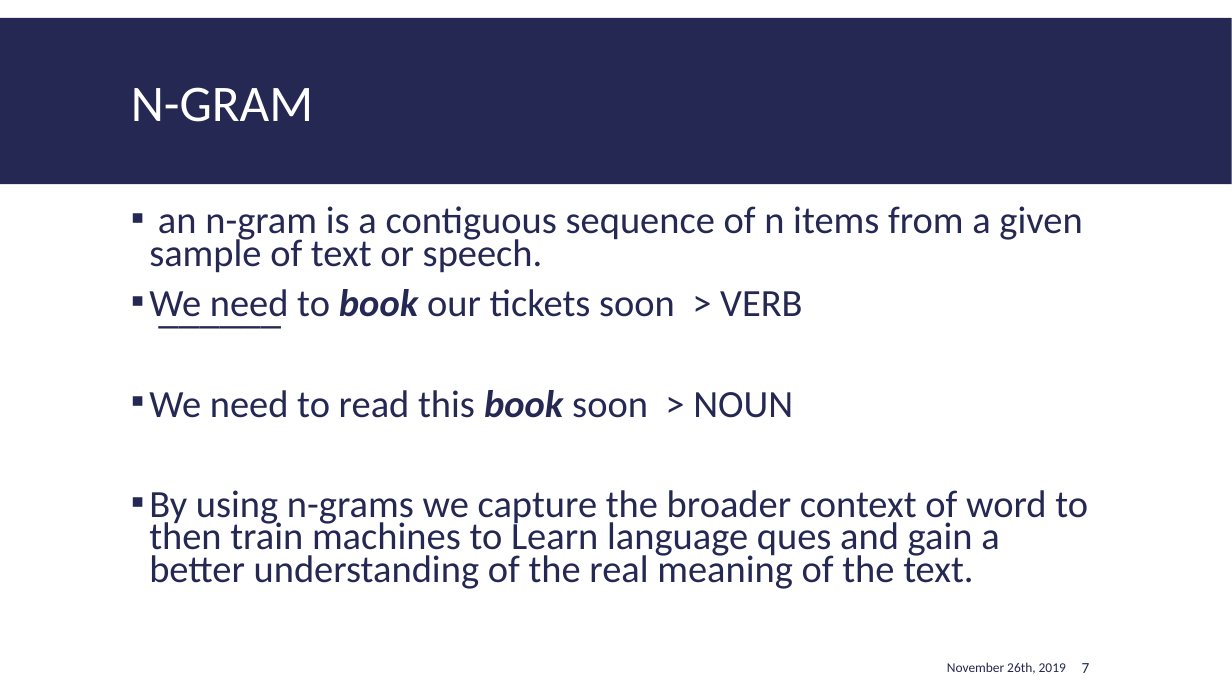
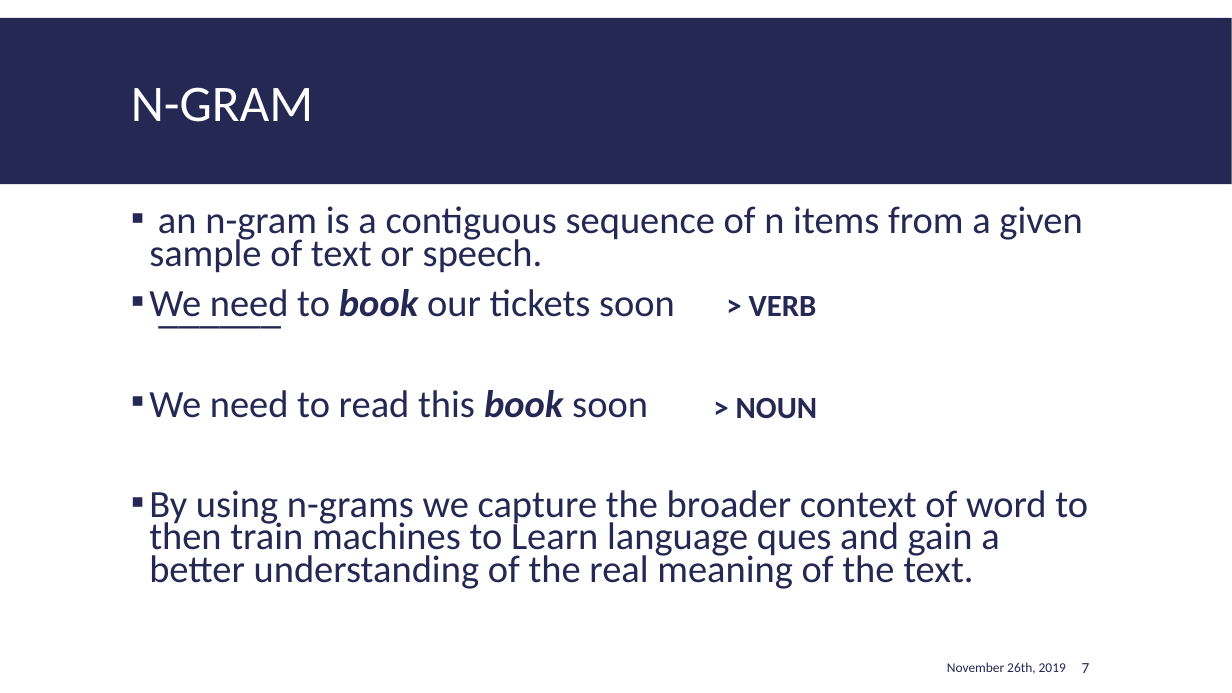
Before and after one commit to EiderDiaz/Twitter_NLP_HateSpeech, a slide deck: slide 7 of The toxicity of the Star Wars fandom on social media.pptx. Drawn at 1232x693 pixels with LibreOffice and Linux fonts; fonts in the diff are those of the drawing. Boxes give left, top, right and bottom in pixels: in the first picture for what was removed or moved away, otherwise in the second. Text is boxed around its words. In the diff, an @@ line names an element or a change of style, - is before the commit and + after.

```diff
--- a/The toxicity of the Star Wars fandom on social media.pptx
+++ b/The toxicity of the Star Wars fandom on social media.pptx
@@ text at (x1=149, y1=289, x2=675, y2=418): text changed @@
-▪ We need to book our tickets soon > VERB
-▪ We need to read this book soon > NOUN
+▪ We need to book our tickets soon
+▪ We need to read this book soon
@@ text added at (x1=749, y1=296, x2=817, y2=316), 24 pt, text #242852, bold @@
+> VERB
@@ text added at (x1=736, y1=398, x2=817, y2=419), 24 pt, text #242852, bold @@
+> NOUN
```
Also in this commit, not shown: 4 other slides changed, 1 other file.
